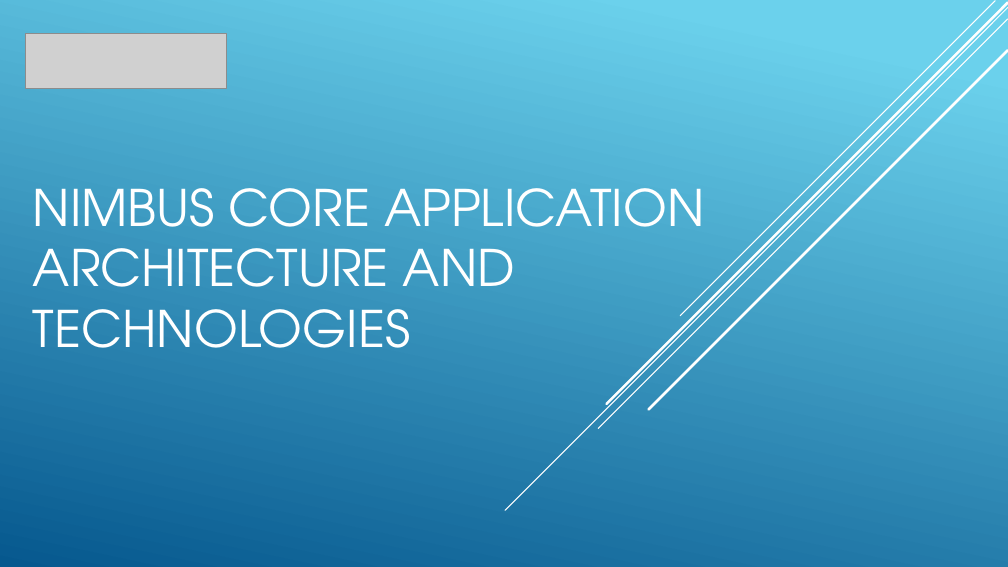
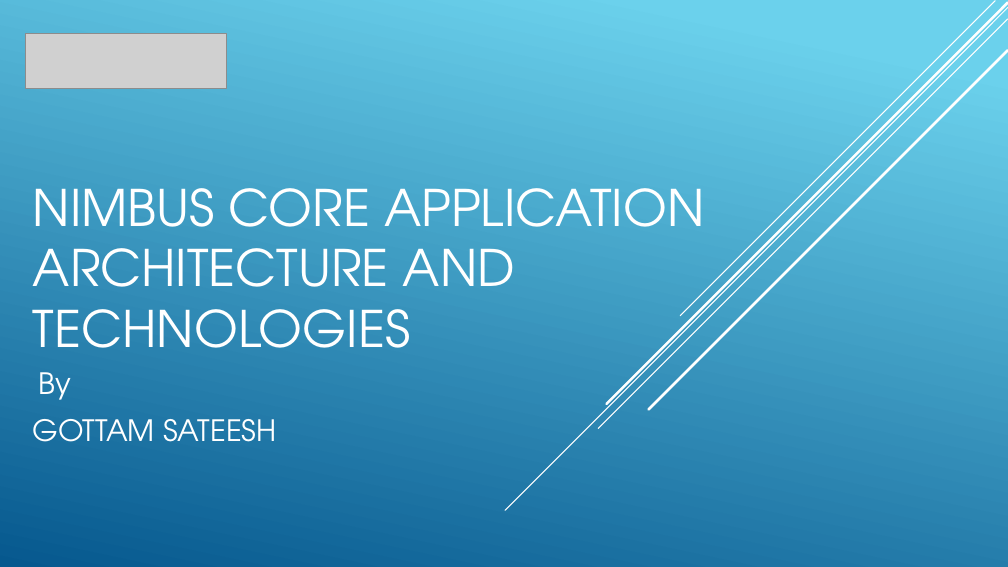
Before and after one commit to sateeshreddy132/nimbus-exercise, a slide deck: slide 1 of tech_notes/Nimbus-core application.pptx. Drawn at 1008x567 pixels with LibreOffice and Linux fonts; fonts in the diff are those of the drawing; grey boxes stand for pictures. Boxes give left, top, right and bottom in pixels: in the first picture for what was removed or moved away, otherwise in the second. Text is boxed around its words. In the diff, an @@ line names an element or a change of style, - is before the commit and + after.

Commit message:
Initial commit of Architecture and Technologies presentation

```diff
--- a/tech_notes/Nimbus-core application.pptx
+++ b/tech_notes/Nimbus-core application.pptx
@@ subtitle added at (33,372,277,442), 28 pt, text #FFFFFF @@
+By
+GOTTAM SATEESH
```
Also in this commit, not shown: 1 other slide changed.
